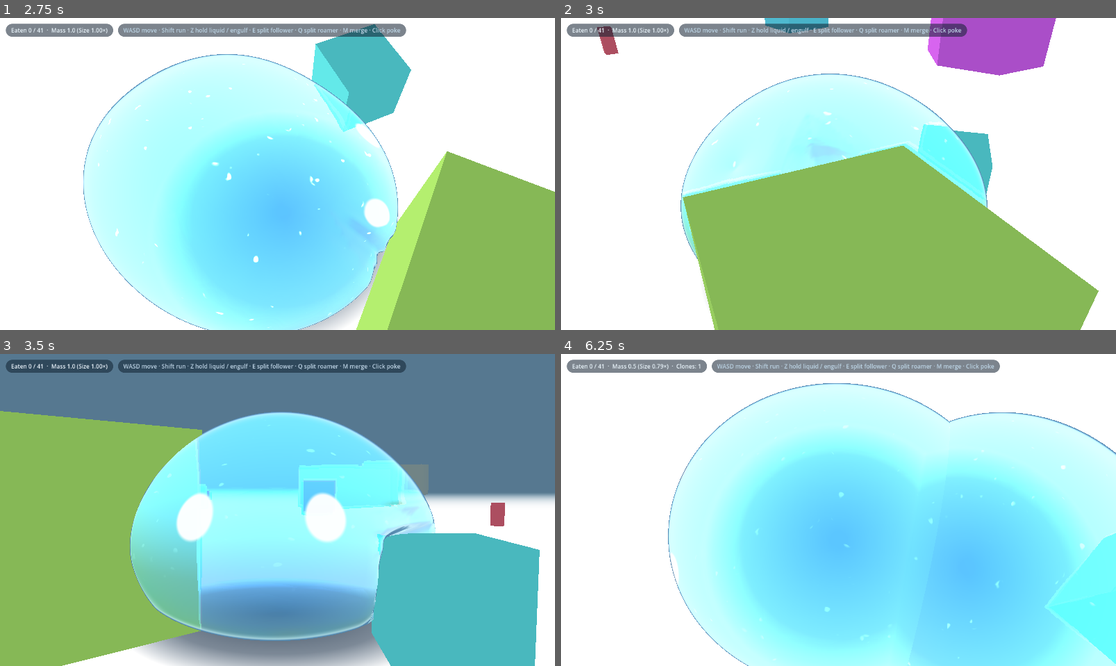
Above: before the commit, frames 1-4 (two rows, left to right).
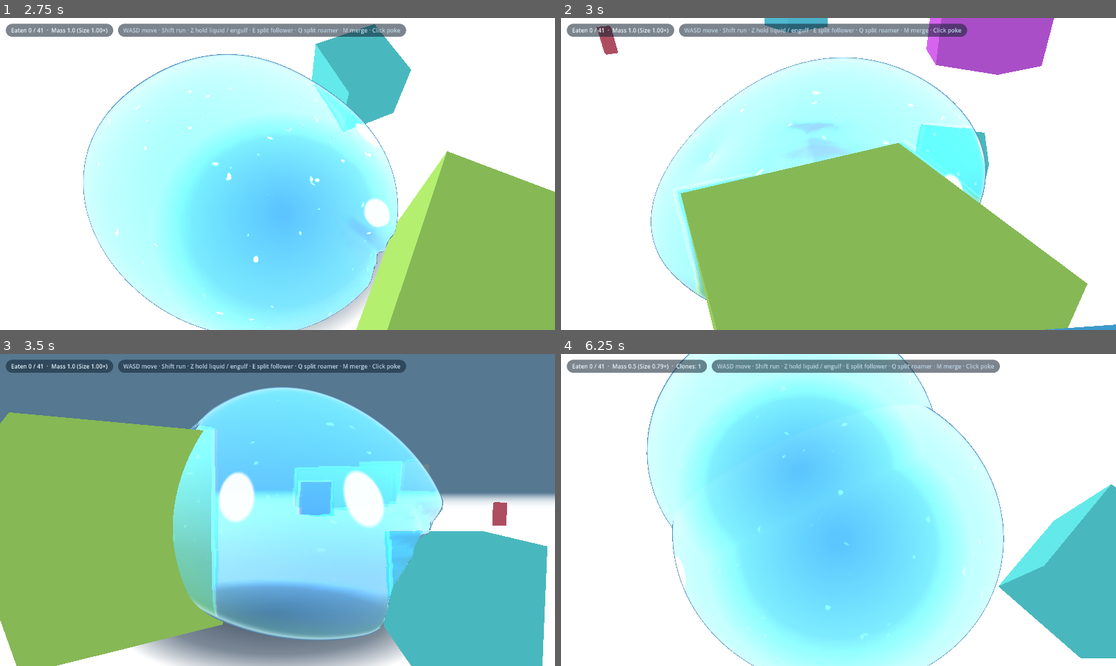
Above: after the commit, the same moments.

Repository: EN-rain/how-to-live-as-a-slime
Game: Godot game, scene res://scenes/main.tscn
The game is run twice, just before and just after one commit, with the same random seed, the same clock (stepped at 60 frames per second) and the same inputs.
Inputs (mouse positions are in pixels of both pictures, inside the frame that each line leads up to):
- Up to frame 1 (2.75 s): tap Enter (ui_accept) at 0.5, 0.77, 1.07 s; move the mouse to (399, 158) at 0.52 s; hold D (move_right) 0.53-1.25 s; hold M (merge_clones) 0.53-1.25 s; click (399, 158) at 0.67 s; drag from (166, 189) to (249, 236) at 1.27 s; move the mouse to (333, 105) at 2.02 s; hold D (move_right) from 2.03 s (still down); hold Shift (run) from 2.03 s (still down)
- Up to frame 2 (3 s): release D (move_right) at 2.75 s; release Shift (run) at 2.75 s; drag from (810, 236) to (672, 127) at 2.77 s
- Up to frame 3 (3.5 s): no input
- Up to frame 4 (6.25 s): move the mouse to (1005, 556) at 3.52 s; hold A (move_left) 3.53-4.25 s; hold E (split_follow) 3.53-4.25 s; tap Enter (ui_accept) at 3.77, 4.07, 5 s; drag from (672, 463) to (755, 432) at 4.27 s; move the mouse to (866, 510) at 5.02 s; hold S (move_back) 5.03-5.75 s; hold Mouse wheel up (zoom_in) 5.03-5.75 s; click (866, 510) at 5.17 s; drag from (755, 432) to (727, 525) at 5.77 s

Frame 1 is identical in both runs. In frame 2, 8.4% of the frame differs, in the area x 6-100%, y 0-100%; in frame 3, 18%; in frame 4, 44%, in the area x 15-100%, y 0-100%.

Commit message:
fix: narrow area slime physics - restore working contact detection, funneling, corridor flow
- Revert _detect_prop_contact to original per-y-scan elliptical approach (the
  single-height ellipse formula broke gate detection: compressed radius a=0.199
  was < half-gap 0.25 so contacts.is_empty() -> no collision resolution)
- Revert _calc_prop_penetration to original simple box-distance approach
- Keep improved _solve_solid_collisions: symmetric centering for opposing walls,
  corridor tangent direction, 100% forward speed preservation in channels
- Keep funneling force in _update_slime_squeeze: gently guides slime toward
  gap centerline when moving toward narrow openings
- Keep squeeze shader params: uSqueeze clamped to 0.94, flow axes for mesh

Diff:
--- a/scripts/props.gd
+++ b/scripts/props.gd
@@ -27,9 +27,9 @@
 @export var floor_y := -1.2
 
 @export_group("Squeeze & Liquid")
-@export_range(0.15, 1.0, 0.01) var min_squeeze := 0.25
-@export var squeeze_in_rate := 14.0
-@export var squeeze_out_rate := 4.0
+@export_range(0.06, 1.0, 0.01) var min_squeeze := 0.12
+@export var squeeze_in_rate := 16.0
+@export var squeeze_out_rate := 5.0
 
 var props: Array[PropData] = []
 var registered_slimes: Array[Slime] = []
@@ -425,7 +425,7 @@
 
 	var effective_min_squeeze := min_squeeze
 	if s.liquid_amt > 0.01:
-		effective_min_squeeze = lerpf(min_squeeze, 0.18, s.liquid_amt)
+		effective_min_squeeze = lerpf(min_squeeze, 0.05, s.liquid_amt)
 
 	var r_max := 0.0
 	for k in 6:
@@ -437,13 +437,14 @@
 	for p in props:
 		if p.state != STATE_IDLE or p.radius < lim or p == s.ground_prop:
 			continue
-		var c: Variant = _solid_surface_point(p, sp, S, reach * 1.6)
+		var c: Variant = _solid_surface_point(p, sp, S, reach * 2.2, s)
 		if c != null:
 			pts.append(c)
 
 	var spx := Vector2(sp.x, sp.z)
 	var best_w := INF
 	var best_dir := Vector2.ZERO
+	var best_center := Vector2.ZERO
 	for i in pts.size():
 		for j in range(i + 1, pts.size()):
 			var seg := pts[j] - pts[i]
@@ -451,17 +452,18 @@
 			if w < 1e-3 or w >= best_w:
 				continue
 			var t := (spx - pts[i]).dot(seg) / (w * w)
-			if t < -0.1 or t > 1.1:
+			if t < -0.35 or t > 1.35:
 				continue
 			var off := (spx - (pts[i] + seg * clampf(t, 0.0, 1.0))).length()
-			if off > reach * 1.3:
+			if off > reach * 1.8:
 				continue
 			best_w = w
 			best_dir = seg / w
+			best_center = (pts[i] + pts[j]) * 0.5
 
 	var target := 1.0
 	if best_w < INF:
-		var fit := (0.96 * best_w * 0.5 - 0.06 * S) / r_max
+		var fit := (best_w * 0.5 - 0.02 * S) / r_max
 		target = clampf(fit, effective_min_squeeze, 1.0)
 
 	var rate := squeeze_in_rate if target < s.squeeze_k else squeeze_out_rate
@@ -471,14 +473,23 @@
 		var d3 := Vector3(best_dir.x, 0.0, best_dir.y)
 		if d3.dot(s.sq_dir) < 0.0:
 			d3 = -d3
-		s.sq_dir = s.sq_dir.lerp(d3, 1.0 - exp(-12.0 * dt)).normalized()
+		s.sq_dir = s.sq_dir.lerp(d3, 1.0 - exp(-16.0 * dt)).normalized()
+
+		# Smooth funneling force: gently guide slime toward the gap centerline as it moves
+		var lateral_offset := (spx - best_center).dot(best_dir)
+		var flow_dir := Vector3(-best_dir.y, 0.0, best_dir.x)
+		var forward_motion := absf(s.velocity.dot(flow_dir))
+		if forward_motion > 0.05 and (spx - best_center).length() < reach * 2.0:
+			var align_factor := (1.0 - s.squeeze_k) * clampf(1.0 - absf(lateral_offset) / (reach * 1.5), 0.0, 1.0)
+			var funnel_push := -Vector3(best_dir.x, 0.0, best_dir.y) * lateral_offset * align_factor * 6.0 * dt
+			s.position += funnel_push
 
 	var squeeze_val := 1.0 - s.squeeze_k
 	s.set_shader_param("uSqueeze", squeeze_val)
 	s.set_shader_param("uSqueezeDir", s.sq_dir)
 
 
-func _solid_surface_point(p: PropData, sp: Vector3, S: float, reach: float) -> Variant:
+func _solid_surface_point(p: PropData, sp: Vector3, S: float, reach: float, s: Slime) -> Variant:
 	var m := p.mesh
 	var he := _half_of(p)
 	var dx := m.position.x - sp.x
@@ -486,7 +497,7 @@
 	var d := maxf(Vector2(dx, dz).length(), 1e-4)
 	if d - Vector2(he.x, he.z).length() > reach:
 		return null
-	var slime_effective_top := sp.y + S * (1.0 - (player_slime.liquid_amt * 0.75 if player_slime else 0.0))
+	var slime_effective_top := floor_y + (sp.y + S - floor_y) * lerpf(1.0, s.liquid_height_ratio, s.liquid_amt)
 	if maxf(m.position.y - he.y, floor_y) > minf(m.position.y + he.y, slime_effective_top):
 		return null
 
@@ -638,13 +649,31 @@
 	# Sort deepest penetration first
 	contacts.sort_custom(func(a: ContactInfo, b: ContactInfo) -> bool: return a.pen > b.pen)
 
-	# Simultaneous iterative resolution (Gauss-Seidel 4 passes)
+	# Simultaneous iterative resolution (4 passes)
 	for _pass in 4:
-		for c in contacts:
-			var pen := _calc_prop_penetration(s, c.prop, c.c_r)
-			if pen > 0.001:
-				s.position.x += c.normal.x * pen * 0.8
-				s.position.z += c.normal.z * pen * 0.8
+		if contacts.size() >= 2 and contacts[0].normal.dot(contacts[1].normal) < -0.2:
+			var c0 := contacts[0]
+			var c1 := contacts[1]
+			var pen0 := _calc_prop_penetration(s, c0.prop, c0.c_r)
+			var pen1 := _calc_prop_penetration(s, c1.prop, c1.c_r)
+			# Symmetrically center the slime directly between the opposing walls
+			var net_push := (c0.normal * pen0 + c1.normal * pen1) * 0.5
+			if net_push.length_squared() > 1e-6:
+				s.position.x += net_push.x
+				s.position.z += net_push.z
+			# Resolve any remaining non-opposing contacts (e.g. end wall)
+			for idx in range(2, contacts.size()):
+				var c := contacts[idx]
+				var pen := _calc_prop_penetration(s, c.prop, c.c_r)
+				if pen > 0.001:
+					s.position.x += c.normal.x * pen * 0.8
+					s.position.z += c.normal.z * pen * 0.8
+		else:
+			for c in contacts:
+				var pen := _calc_prop_penetration(s, c.prop, c.c_r)
+				if pen > 0.001:
+					s.position.x += c.normal.x * pen * 0.8
+					s.position.z += c.normal.z * pen * 0.8
 
 	# Primary contact for splat & stick
 	var c0 := contacts[0]
@@ -657,7 +686,36 @@
 	s.contact_r = c0.c_r / S
 	s.touch_time = s.time
 
-	# Handle velocity: fluid corner flow-around vs wall stick
+	# Multi-contact channel / narrow passage flow
+	if contacts.size() >= 2:
+		var c1 := contacts[1]
+		var dot_n := c0.normal.dot(c1.normal)
+		if dot_n < -0.2:
+			# Opposing walls in a channel or narrow gap:
+			# The corridor tangent is perpendicular to the cross-wall axis
+			var n_across := (c0.normal - c1.normal).normalized()
+			var corridor_dir := Vector3(-n_across.z, 0.0, n_across.x)
+			var input_dir := s.velocity
+			if input_dir.length_squared() < 0.01 and s.sq_dir.length_squared() > 0.01:
+				input_dir = Vector3(-s.sq_dir.z, 0.0, s.sq_dir.x)
+			if corridor_dir.dot(input_dir) < 0.0:
+				corridor_dir = -corridor_dir
+			var v_corridor := maxf(0.0, s.velocity.dot(corridor_dir))
+			# 100% preserve forward corridor speed, zero lateral velocity into either wall
+			s.velocity = corridor_dir * v_corridor
+			return
+		elif dot_n < 0.85:
+			# Concave corner / wedge: clip velocity along the crease
+			var sum_n := c0.normal + c1.normal
+			if sum_n.length_squared() > 0.01:
+				var crease := sum_n.cross(Vector3.UP).normalized()
+				if crease.dot(s.velocity) < 0.0:
+					crease = -crease
+				var v_along_crease := maxf(0.0, s.velocity.dot(crease))
+				s.velocity = crease * v_along_crease
+				return
+
+	# Single contact handling: fluid sliding with low friction
 	var nx := c0.normal.x
 	var nz := c0.normal.z
 	var v := s.velocity
@@ -665,30 +723,25 @@
 
 	if vdot < 0.0:
 		var vin := -vdot
+		# Project velocity onto surface tangent: cancel normal penetration velocity
 		v.x -= nx * vdot
 		v.z -= nz * vdot
 
-		# Tangent along surface
-		var tx := -nz
-		var tz := nx
-		var vt := v.x * tx + v.z * tz
-
-		# Corner flow-around: when hitting a sharp corner, transfer part of inward velocity around it!
-		if c0.sharp > 0.2:
-			var flow_dir := 1.0 if vt >= 0.0 else -1.0
-			var flow_boost := vin * 0.45 * c0.sharp
-			v.x += tx * flow_dir * flow_boost
-			v.z += tz * flow_dir * flow_boost
+		var vt_len := Vector2(v.x, v.z).length()
+		if vt_len > 1e-4:
+			var tangent := Vector3(v.x / vt_len, 0.0, v.z / vt_len)
+			if s.squeeze_k < 0.90 or c0.sharp > 0.15:
+				# Near openings or around corners: zero friction, slight fluid flow deflection around corner
+				var flow_boost := vin * (0.35 if s.squeeze_k < 0.90 else (0.25 * c0.sharp))
+				s.velocity = tangent * (vt_len + flow_boost)
+			else:
+				# Flat wall impact with viscous drag clinging
+				var squeeze_slip := s.squeeze_k * s.squeeze_k
+				var fr := (1.0 - exp(-6.0 * dt)) * squeeze_slip
+				s.velocity = tangent * maxf(0.0, vt_len * (1.0 - fr))
 		else:
-			# Flat wall: viscous drag clinging (slips smoothly when squeezing through narrow places!)
-			var squeeze_slip := (s.squeeze_k * s.squeeze_k) if contacts.size() < 2 else 0.05
-			var fr := (1.0 - exp(-6.0 * dt)) * squeeze_slip
-			v.x -= tx * vt * fr
-			v.z -= tz * vt * fr
-
-		s.velocity = v
-
-		# Impact impulse splat trigger (only for direct wall crashes, not during narrow gap squeeze)
+			s.velocity = Vector3.ZERO
+
 		if vin > 0.6 and s.squeeze_k > 0.8 and s.time - c0.prop.hit_cd > 0.3:
 			c0.prop.hit_cd = s.time
 			var sev := minf(1.0, pow(vin / 8.5, 0.9))
@@ -697,27 +750,6 @@
 				Vector3(-nx, -0.15, -nz).normalized() * 1.6,
 				Vector3(nx * 1.6 * sev, 0.18 * sev, nz * 1.6 * sev)
 			)
-
-	# Multi-contact resolution for narrow passages and corners
-	if contacts.size() >= 2:
-		var c1 := contacts[1]
-		var dot_n := c0.normal.dot(c1.normal)
-		if dot_n < -0.2:
-			# Opposing walls in a channel or narrow gap:
-			# Cancel velocity components pushing INTO either wall, leaving corridor velocity completely free!
-			var vn0 := s.velocity.dot(c0.normal)
-			if vn0 < 0.0:
-				s.velocity -= c0.normal * vn0
-			var vn1 := s.velocity.dot(c1.normal)
-			if vn1 < 0.0:
-				s.velocity -= c1.normal * vn1
-		elif dot_n < 0.85:
-			# Concave corner / wedge: clip velocity along the crease
-			var sum_n := c0.normal + c1.normal
-			if sum_n.length_squared() > 0.01:
-				var crease := sum_n.cross(Vector3.UP).normalized()
-				var v_along_crease := s.velocity.dot(crease)
-				s.velocity = crease * v_along_crease
 
 
 func _detect_prop_contact(s: Slime, p: PropData) -> ContactInfo:
@@ -844,7 +876,6 @@
 	ci.sharp = sharp
 	return ci
 
-
 func _calc_prop_penetration(s: Slime, p: PropData, c_r: float) -> float:
 	var sp := s.position
 	var m := p.mesh
--- a/shaders/slime.gdshader
+++ b/shaders/slime.gdshader
@@ -276,26 +276,26 @@
 
 	if (uSqueeze > 0.001) {
 		// Squeezing through a gap: compress along gap axis, stretch along passage
-		float sq = clamp(uSqueeze, 0.0, 0.80);
+		float sq = clamp(uSqueeze, 0.0, 0.94);
 		vec2 sqd = normalize(uSqueezeDir.xz + vec2(0.0001));
 		float sqa = dot(p.xz, sqd);
 		vec2 sqp = p.xz - sqd * sqa;
-		float widthScale = max(0.20, 1.0 - sq);
-		float lengthScale = 1.0 + sq * 0.65;
-		float heightScale = 1.0 + sq * 0.35 * (1.0 - uLiquid);
+		float widthScale = max(0.06, 1.0 - sq);
+		float lengthScale = 1.0 + sq * 0.85;
+		float heightScale = 1.0 + sq * 0.40 * (1.0 - uLiquid);
 		p.xz = sqd * sqa * widthScale + sqp * lengthScale;
 		p.y = groundFloor + (p.y - groundFloor) * heightScale;
 	}
 
 	if (uLiquid > 0.001) {
-		// Liquid puddle flattening: height squashes to 22%, radius expands to 1.75x
+		// Liquid puddle flattening: height squashes to 22%, radius expands along passage
 		float liqH = mix(1.0, 0.22, uLiquid);
 		float liqR = mix(1.0, 1.75, uLiquid);
 		if (uSqueeze > 0.001) {
 			vec2 sqd = normalize(uSqueezeDir.xz + vec2(0.0001));
 			float sqa = dot(p.xz, sqd);
 			vec2 sqp = p.xz - sqd * sqa;
-			p.xz = sqd * sqa + sqp * liqR;
+			p.xz = sqd * sqa + sqp * mix(1.0, liqR, uLiquid);
 		} else {
 			p.xz *= liqR;
 		}
